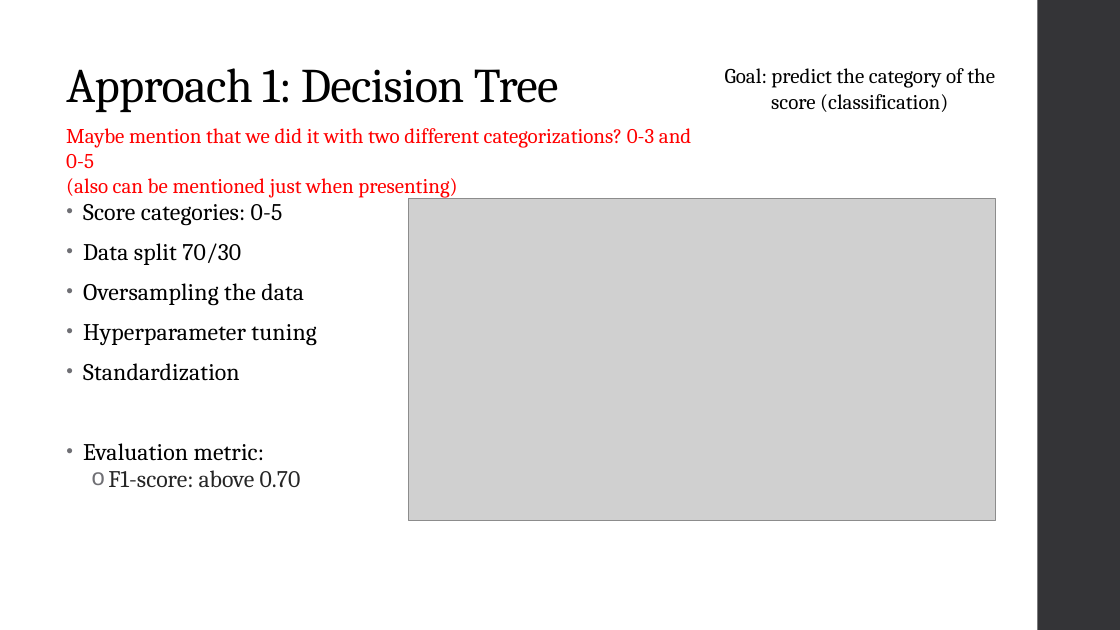
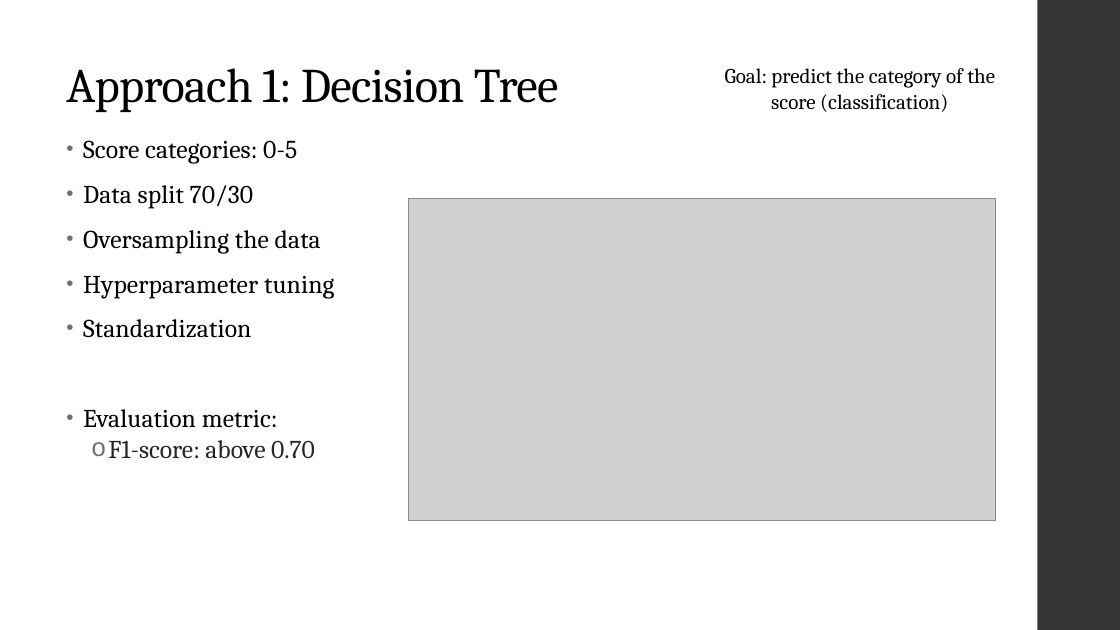
Before and after one commit to fskgiulia/JYUEF01, a slide deck: slide 5 of edm-project.pptx. Drawn at 1120x630 pixels with LibreOffice and Linux fonts; fonts in the diff are those of the drawing; grey boxes stand for pictures. Boxes give left, top, right and bottom in pixels: in the first picture for what was removed or moved away, otherwise in the second. Text is boxed around its words. In the diff, an @@ line names an element or a change of style, - is before the commit and + after.

Commit message:
Final tweaks

```diff
--- a/edm-project.pptx
+++ b/edm-project.pptx
@@ text "Score categories: 0-5": place and size @@
-text "Score categories: 0-5" at [83, 204, 316, 487]
+text "Score categories: 0-5" at [83, 140, 334, 458]
@@ text "Score categories: 0-5" at [83, 140, 334, 458]: size 20.4 to 22 pt; line spacing 0.75 to 0.85; line spacing 0.7 to 0.8 @@
@@ text removed at [66, 128, 691, 199] @@
-Maybe mention that we did it with two different categorizations? 0-3 and 0-5
-(also can be mentioned just when presenting)
```
Also in this commit, not shown: 2 other slides changed.
